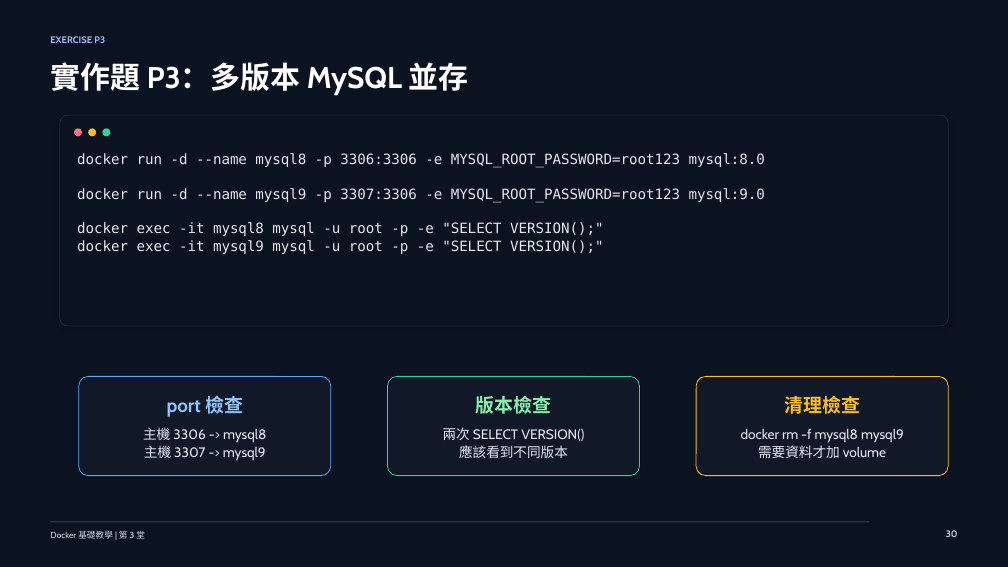
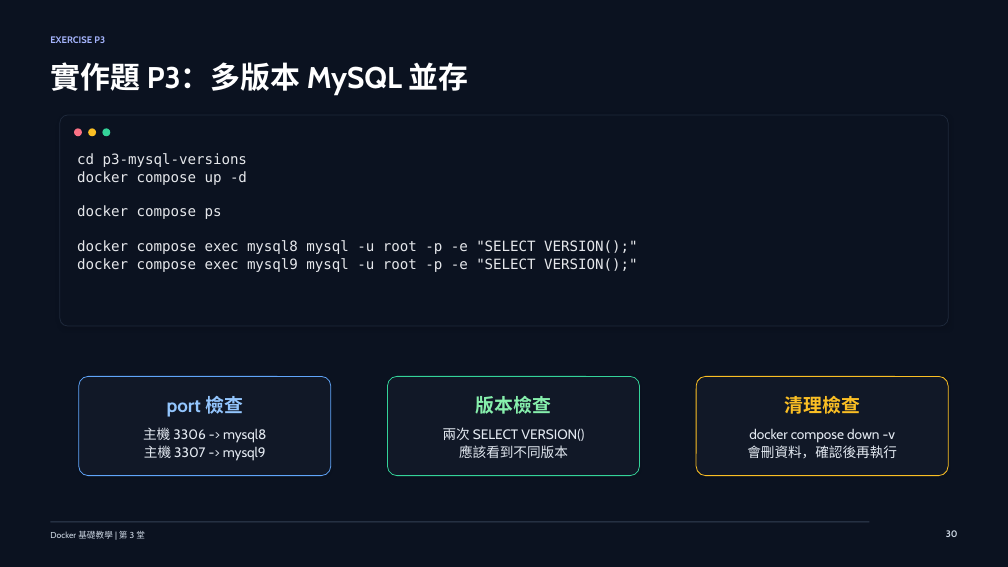
Before and after one commit to lalalalaluk/docker-practice, a slide deck: slide 47 of slides/docker-session3-mysql-compose.pptx. Drawn at 1008x567 pixels with LibreOffice and Linux fonts; fonts in the diff are those of the drawing. Boxes give left, top, right and bottom in pixels: in the first picture for what was removed or moved away, otherwise in the second. Text is boxed around its words. In the diff, an @@ line names an element or a change of style, - is before the commit and + after.

```diff
--- a/slides/docker-session3-mysql-compose.pptx
+++ b/slides/docker-session3-mysql-compose.pptx
@@ text at (77,153,637,272): text changed @@
-docker run -d --name mysql8 -p 3306:3306 -e MYSQL_ROOT_PASSWORD=root123 mysql:8.0
-docker run -d --name mysql9 -p 3307:3306 -e MYSQL_ROOT_PASSWORD=root123 mysql:9.0
-docker exec -it mysql8 mysql -u root -p -e "SELECT VERSION();"
-docker exec -it mysql9 mysql -u root -p -e "SELECT VERSION();"
+cd p3-mysql-versions
+docker compose up -d
+docker compose ps
+docker compose exec mysql8 mysql -u root -p -e "SELECT VERSION();"
+docker compose exec mysql9 mysql -u root -p -e "SELECT VERSION();"
@@ text at (747,428,897,458): text changed @@
-docker rm -f mysql8 mysql9
-需要資料才加 volume
+docker compose down -v
+會刪資料，確認後再執行
```
Also in this commit, not shown: 21 other slides changed, 4 other files.
